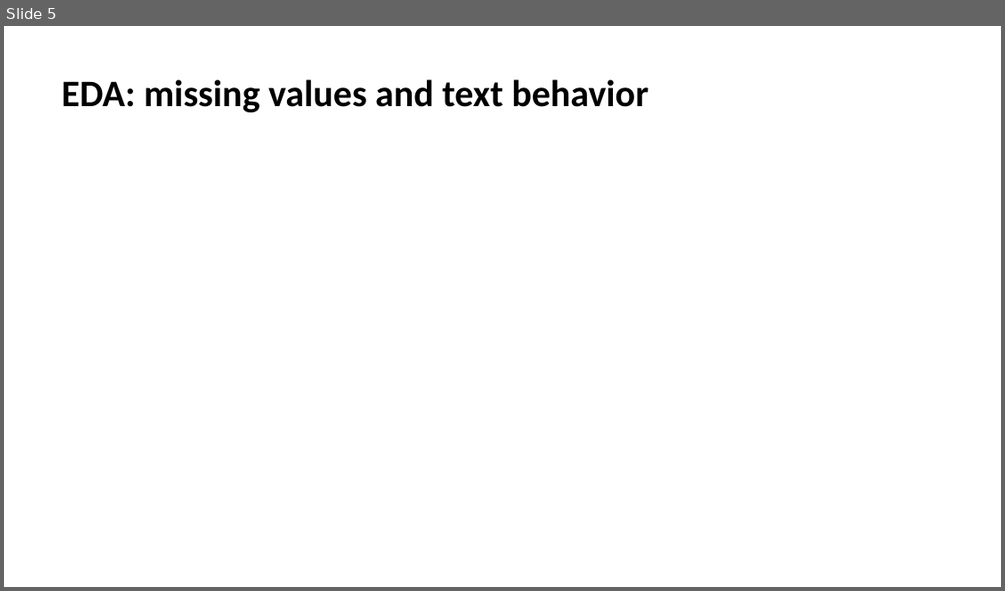
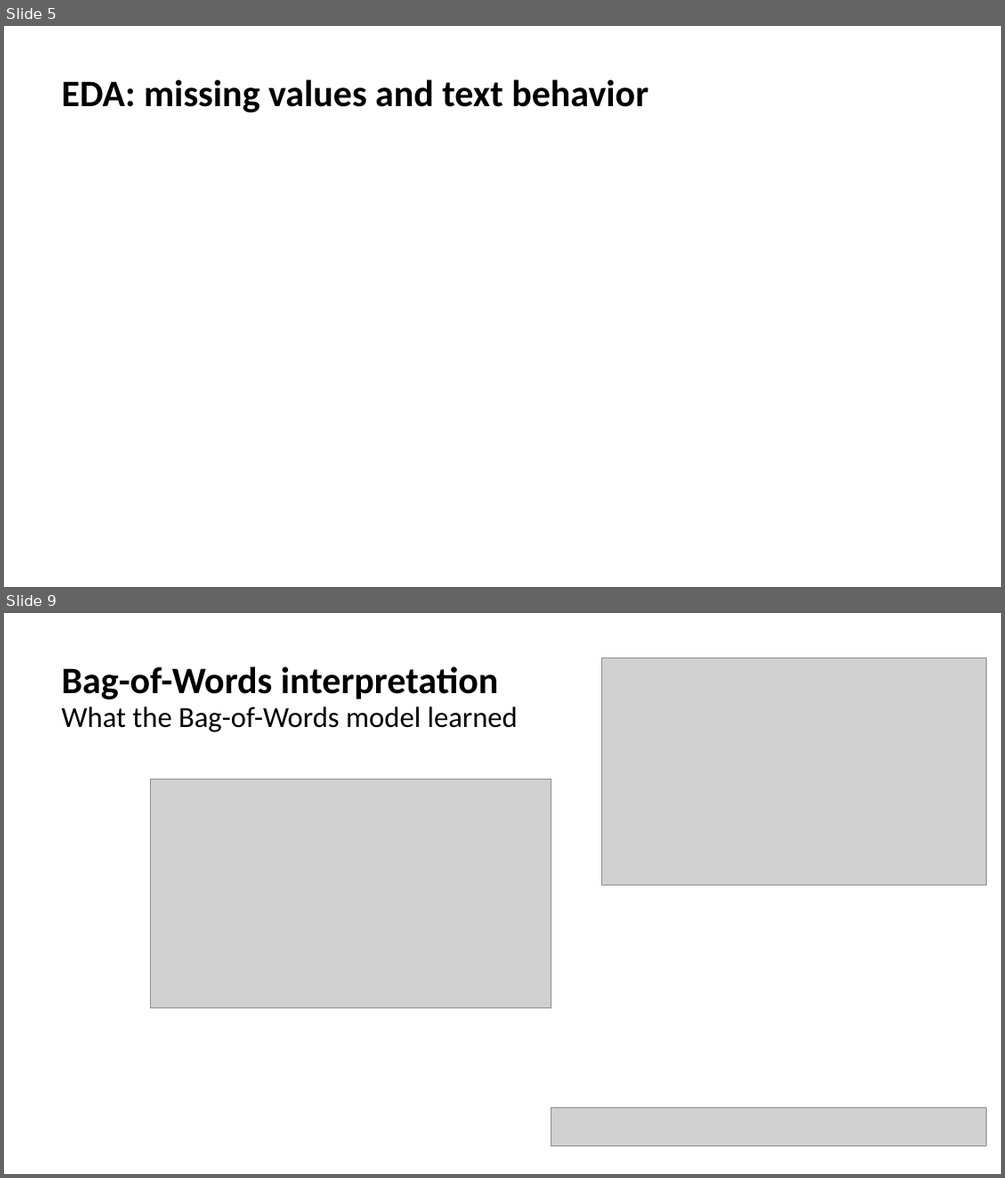
Before and after one commit to dariaproniakova/danit_final_project, a slide deck: presentation/Presentation_project.pptx. Shown one above the other, each under a label of ours: slide 5 before the commit, slides 5 and 9 after it; the slides between them are not shown. The pictures are 1005x591 and 1005x1178 pixels, drawn with LibreOffice and Linux fonts; fonts in the diff are those of the drawing; grey boxes stand for pictures. Boxes give left, top, right and bottom in pixels: in the first picture for what was removed or moved away, otherwise in the second. Text is boxed around its words. In the diff, an @@ line names an element or a change of style, - is before the commit and + after.

```diff
--- a/presentation/Presentation_project.pptx
+++ b/presentation/Presentation_project.pptx
@@ slide 9 added at <box>4,613,1001,1174</box>, background #FFFFFF @@
@@ picture added at <box>602,657,987,884</box> @@
@@ title added at <box>62,666,518,732</box>, 28 pt, text #000000 @@
+Bag-of-Words interpretation
+What the Bag-of-Words model learned
@@ picture added at <box>151,779,550,1008</box> @@
@@ picture added at <box>550,1108,987,1146</box> @@
```
Also in this commit, not shown: 8 other slides added, 3 other files.
